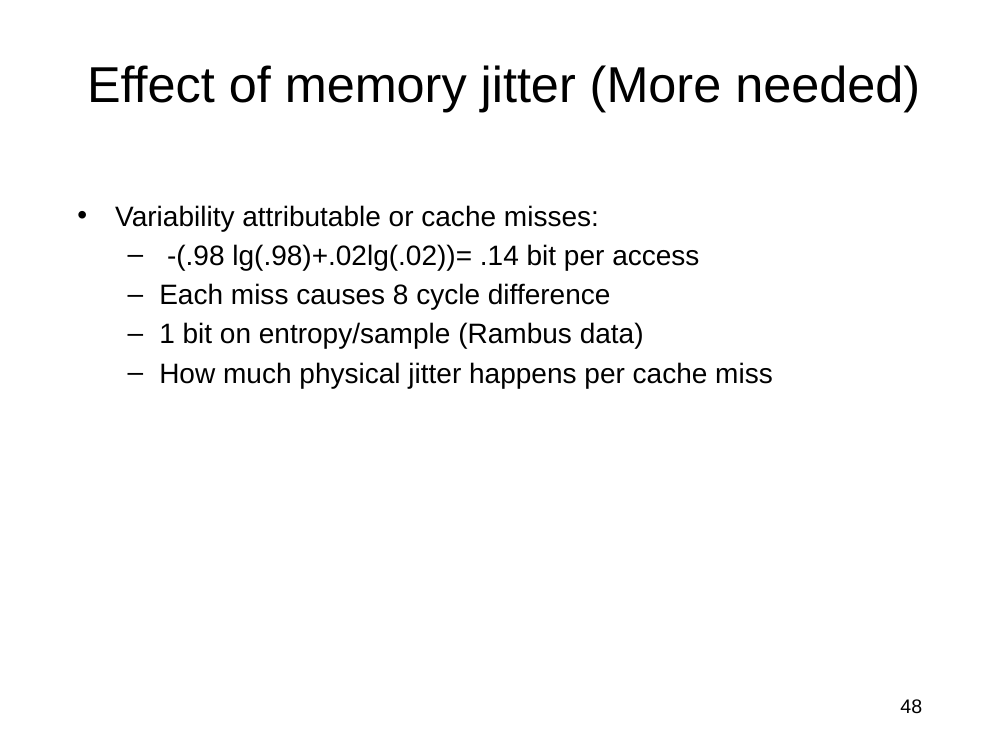
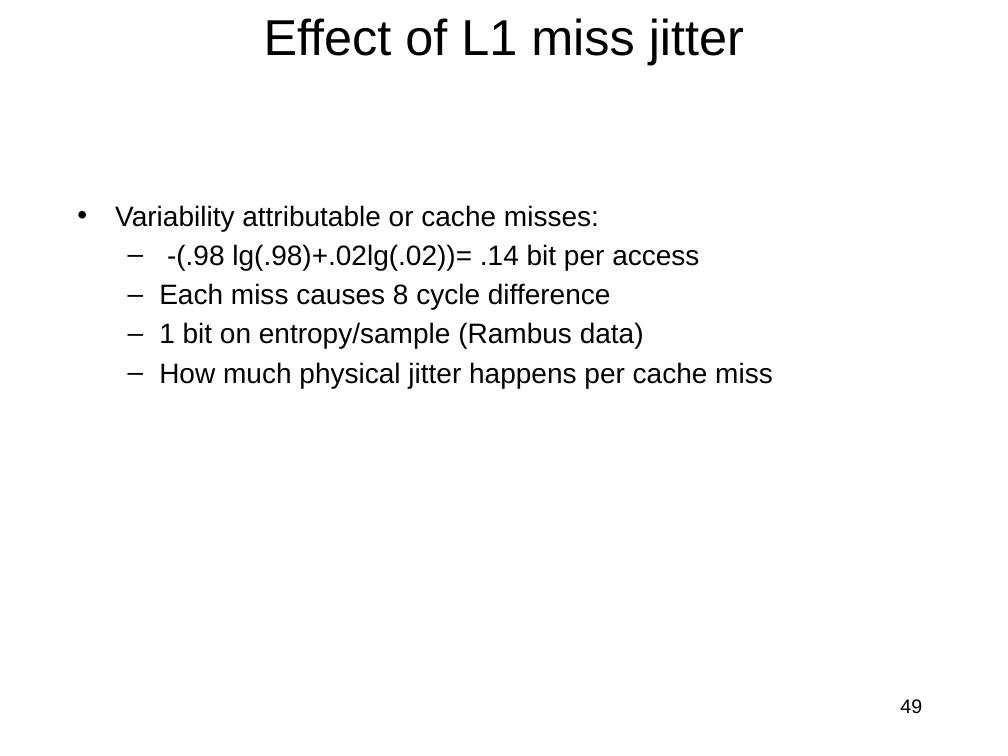
Before and after one commit to jlmucb/class_notes, a slide deck: slide 49 of BerkeleyClass/CS290Spring2013/Lectures/entropy_talk.pptx (slide 48 before the commit). Drawn at 1008x756 pixels with LibreOffice and Linux fonts; fonts in the diff are those of the drawing. Boxes give left, top, right and bottom in pixels: in the first picture for what was removed or moved away, otherwise in the second. Text is boxed around its words. In the diff, an @@ line names an element or a change of style, - is before the commit and + after.

```diff
--- a/BerkeleyClass/CS290Spring2013/Lectures/entropy_talk.pptx
+++ b/BerkeleyClass/CS290Spring2013/Lectures/entropy_talk.pptx
@@ title at [264,18,744,65]: text changed @@
-Effect of memory jitter (More needed)
+Effect of L1 miss jitter
@@ page number at [900,699,922,714]: text changed @@
-48
+49
```
Also in this commit, not shown: 5 other slides changed, 4 slides added, 1 slide removed, 1 other file.
